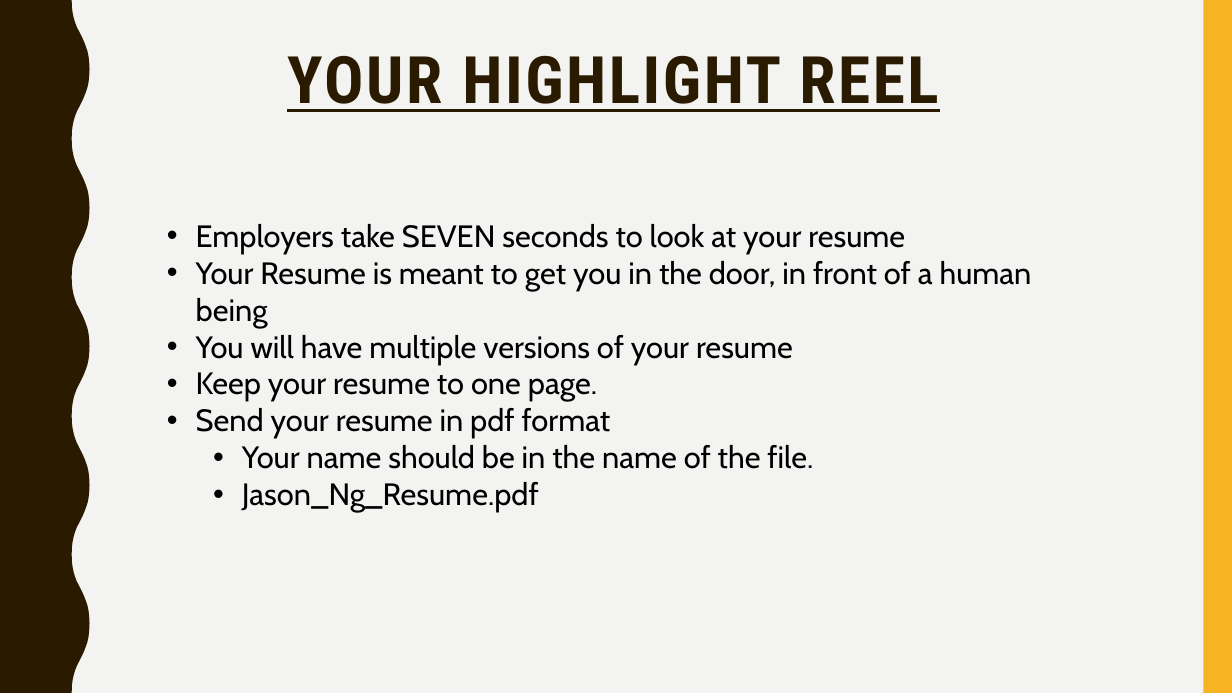
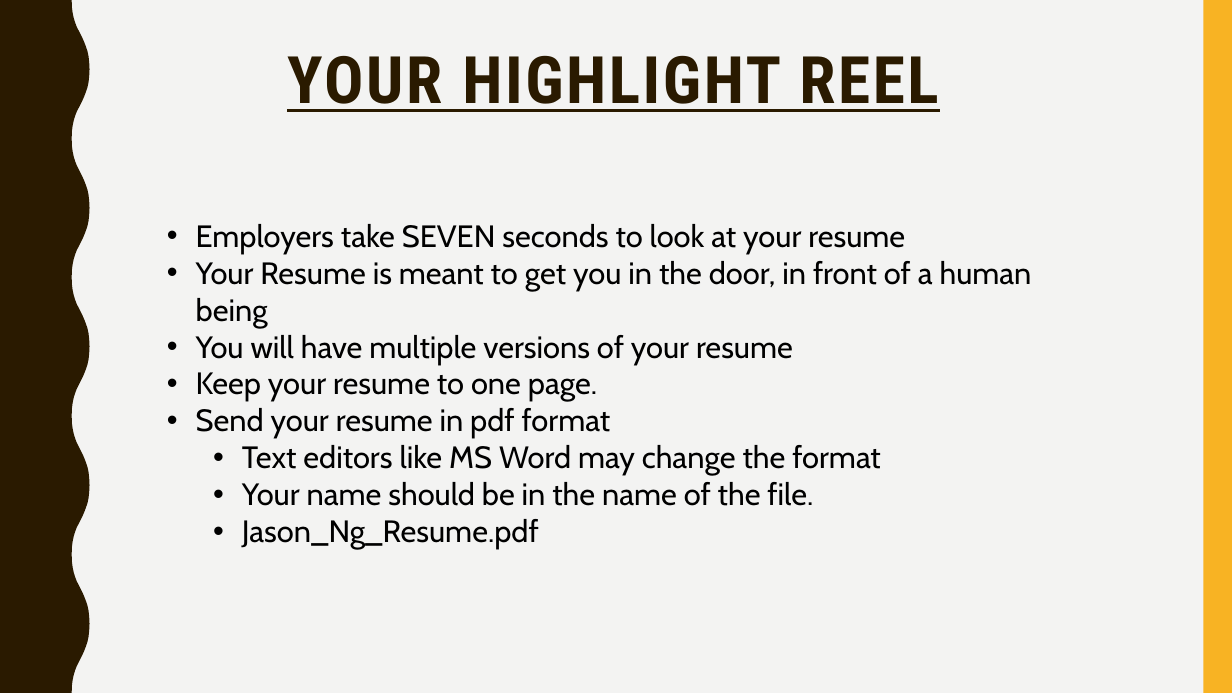
Before and after one commit to lakshmi-intechcode/jng_instr_folder, a slide deck: slide 10 of Job_Stuff/Jng_Job_Prezzie.pptx (slide 9 before the commit). Drawn at 1232x693 pixels with LibreOffice and Linux fonts; fonts in the diff are those of the drawing. Boxes give left, top, right and bottom in pixels: in the first picture for what was removed or moved away, otherwise in the second. Text is boxed around its words. In the diff, an @@ line names an element or a change of style, - is before the commit and + after.

```diff
--- a/Job_Stuff/Jng_Job_Prezzie.pptx
+++ b/Job_Stuff/Jng_Job_Prezzie.pptx
@@ text at box(242, 445, 881, 475): paragraph added @@
+  • Text editors like MS Word may change the format
```
Also in this commit, not shown: 5 other slides changed, 5 slides added.
